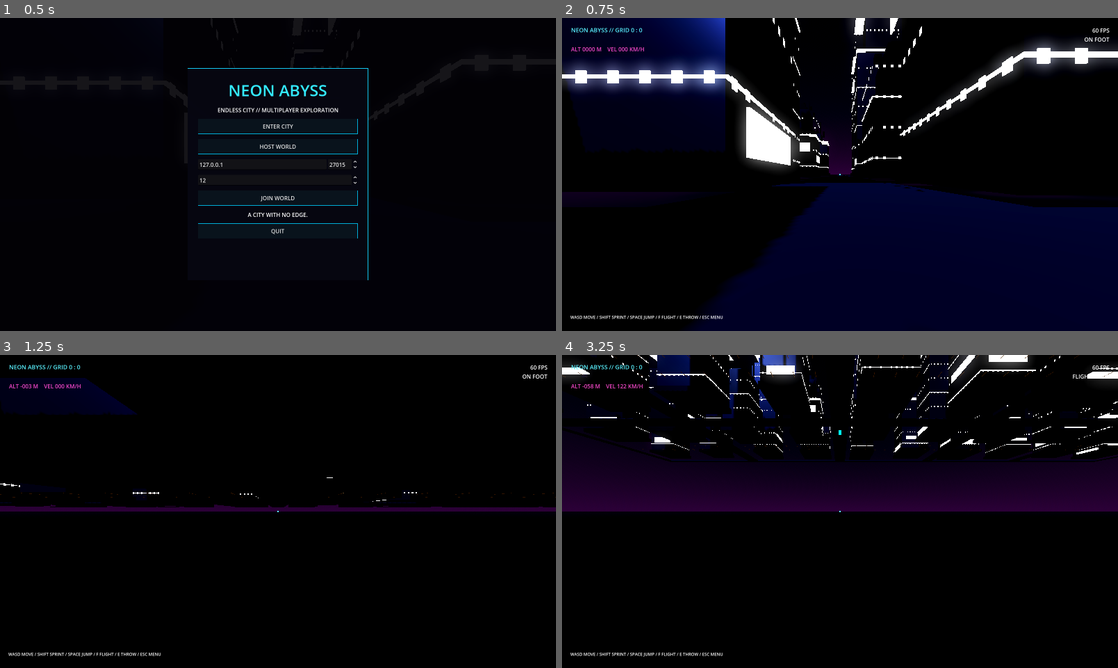
Above: before the commit, frames 1-4 (two rows, left to right).
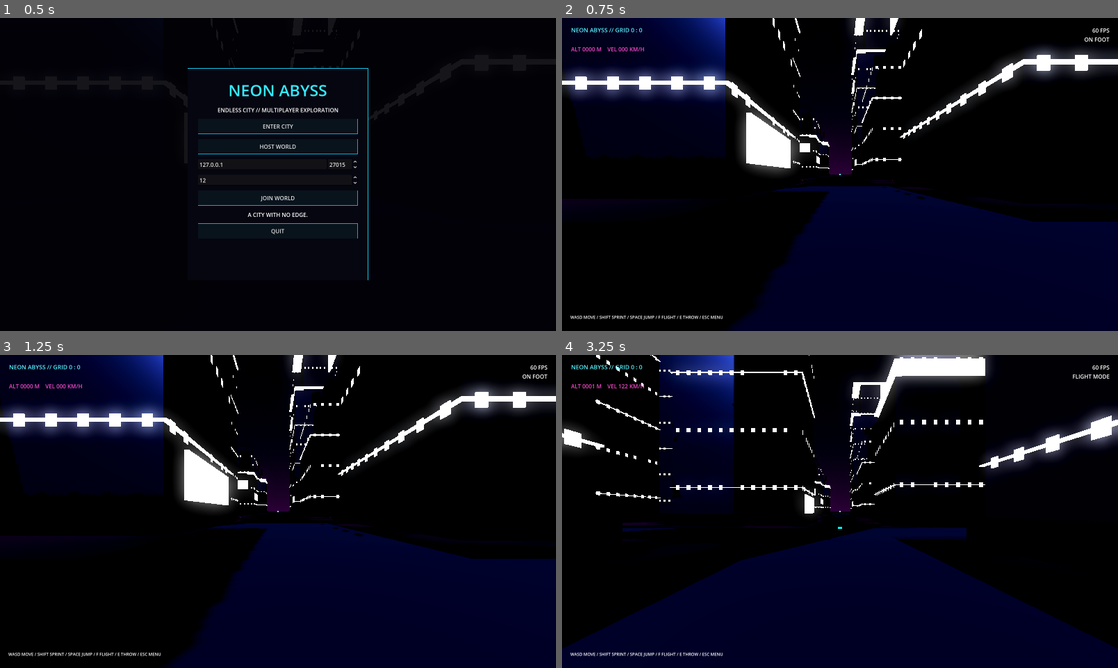
Above: after the commit, the same moments.

Repository: Liladizilla/neon-abyss
Game: Godot game, scene res://scenes/main.tscn
Two runs of this game, one before a commit and one after it. Both use one fixed random seed, a clock stepped at 60 frames per second and the inputs below.
Inputs (mouse positions are in pixels of both pictures, inside the frame that each line leads up to):
- Up to frame 1 (0.5 s): no input
- Up to frame 2 (0.75 s): click "ENTER CITY" at 0.5 s
- Up to frame 3 (1.25 s): no input
- Up to frame 4 (3.25 s): move the mouse to (867, 511) at 1.27 s; hold Shift (sprint) 1.28-2.03 s; hold W (move_forward) from 1.28 s (still down); tap Space (jump) at 1.52, 2.27 s; move the mouse to (812, 511) at 2.02 s; tap E (throw_prop) at 2.1 s; move the mouse to (851, 505) at 2.77 s; hold F (toggle_flight) from 2.78 s (still down)

Frame 1 is identical in both runs. In frame 2, 9.9% of the frame differs, in the area x 0-100%, y 0-100%; in frame 3, 39%; in frame 4, 51%.
Error before the commit: Invalid assignment of property or key 'normal' with value of type 'Vector3' on a base object of type 'WorldBoundaryShape3D'. (res://scripts/city_streamer.gd:14)

Commit message:
fix: configure world boundary using its plane property

Diff:
--- a/scripts/city_streamer.gd
+++ b/scripts/city_streamer.gd
@@ -11,7 +11,7 @@
     floor.name="InfiniteGround"
     var cs=CollisionShape3D.new()
     var boundary=WorldBoundaryShape3D.new()
-    boundary.normal=Vector3.UP
+    boundary.plane=Plane(Vector3.UP,0.0)
     cs.shape=boundary
     floor.add_child(cs)
     add_child(floor)
